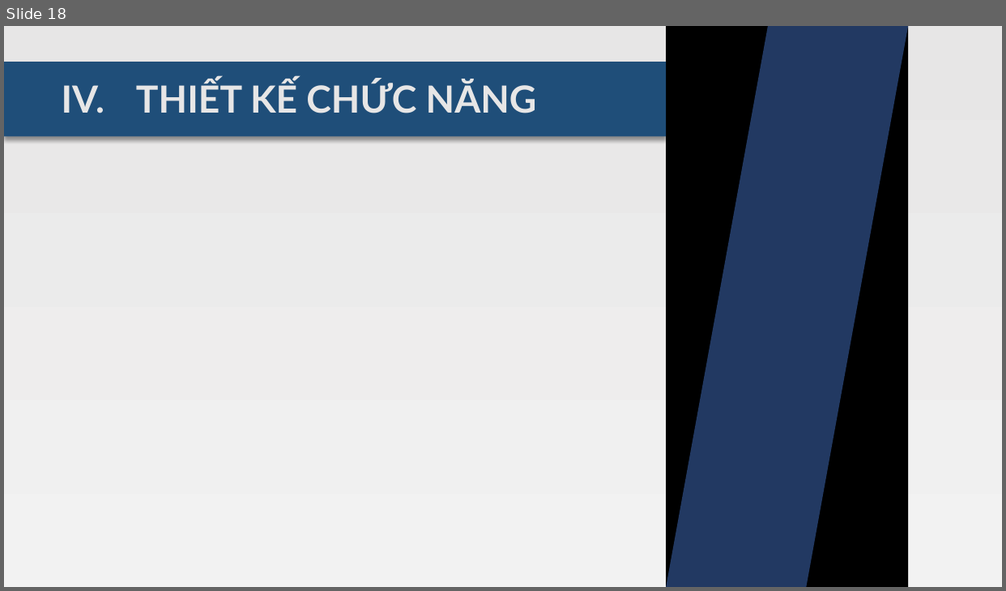
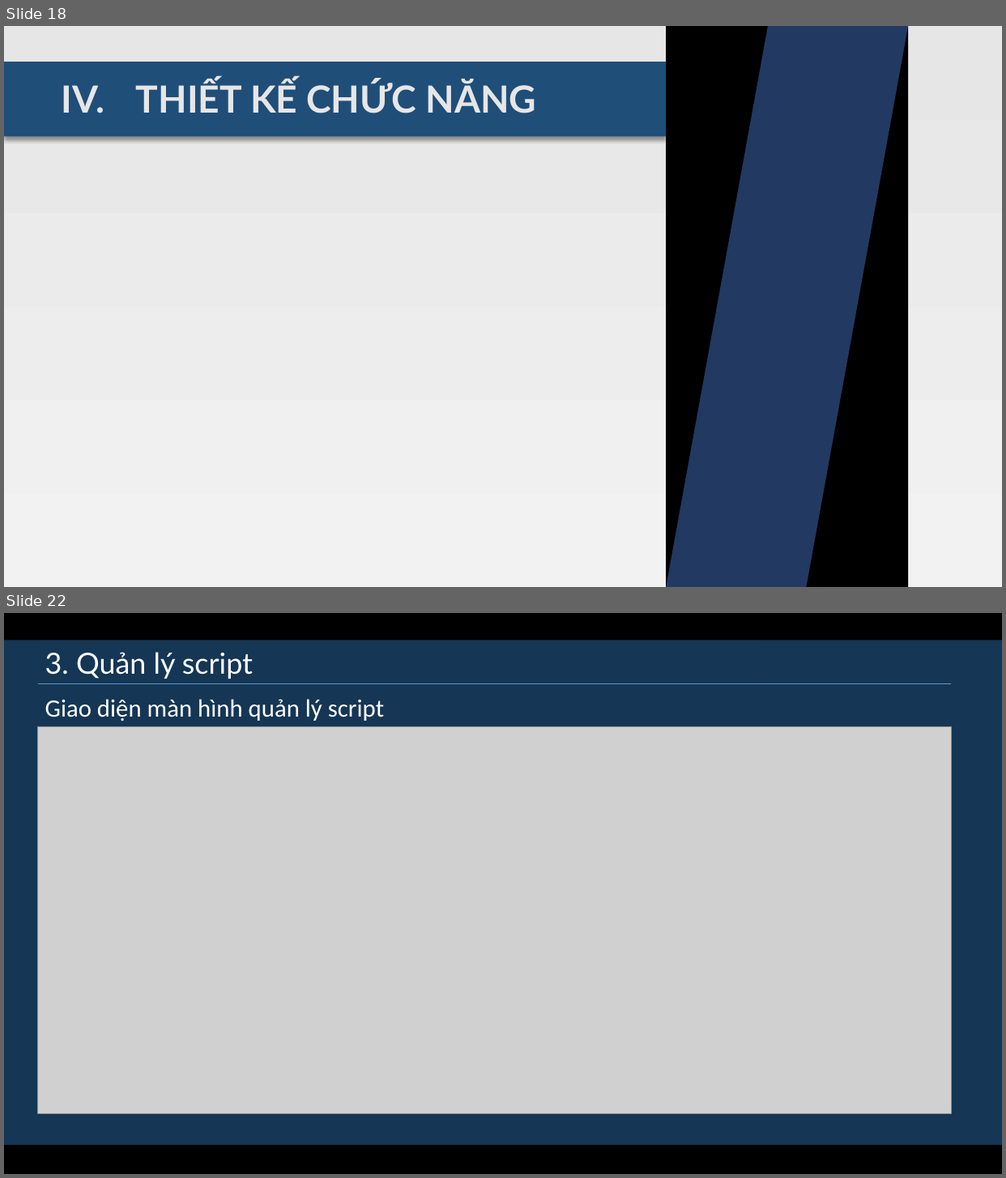
Before and after one commit to diennttlu/Graduation-Project, a slide deck: documents/implementations/slide.pptx. Shown one above the other, each under a label of ours: slide 18 before the commit, slides 18 and 22 after it; the slides between them are not shown. The pictures are 1006x591 and 1006x1178 pixels, drawn with LibreOffice and Linux fonts; fonts in the diff are those of the drawing; grey boxes stand for pictures. Boxes give left, top, right and bottom in pixels: in the first picture for what was removed or moved away, otherwise in the second. Text is boxed around its words. In the diff, an @@ line names an element or a change of style, - is before the commit and + after.

```diff
--- a/documents/implementations/slide.pptx
+++ b/documents/implementations/slide.pptx
@@ slide 22 added at (4,613,1002,1174), background gradient #E7E6E6 to #F2F2F2 @@
@@ rectangle added at (4,613,1002,1174), fill #000000 @@
@@ rectangle added at (4,640,1002,1145), fill #1F4E79 at 70% opacity @@
@@ rectangle added at (38,641,765,684), outline #163755 0.75 pt, 28 pt, text #FFFFFF @@
+3. Quản lý script
@@ line added from (38, 684) to (951, 684), #5B9BD5 0.5 pt @@
@@ text added at (45,699,384,721), 24 pt, text #FFFFFF @@
+Giao diện màn hình quản lý script
@@ picture added at (38,727,951,993) @@
@@ picture added at (38,726,951,1114) @@
```
Also in this commit, not shown: 9 other slides added, 1 slide removed, 3 other files.
